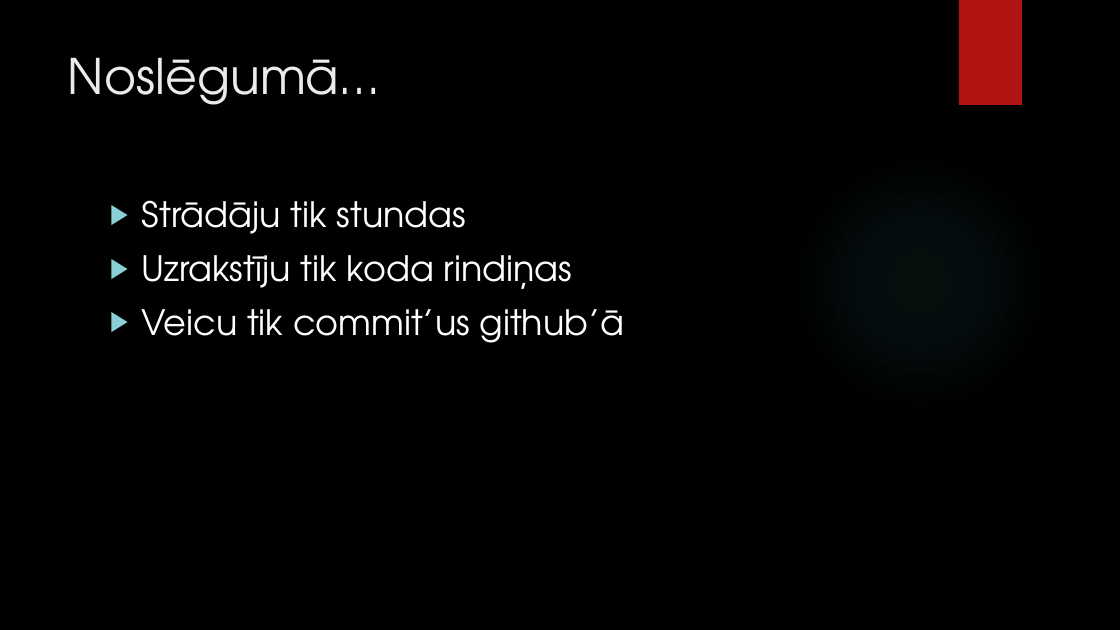
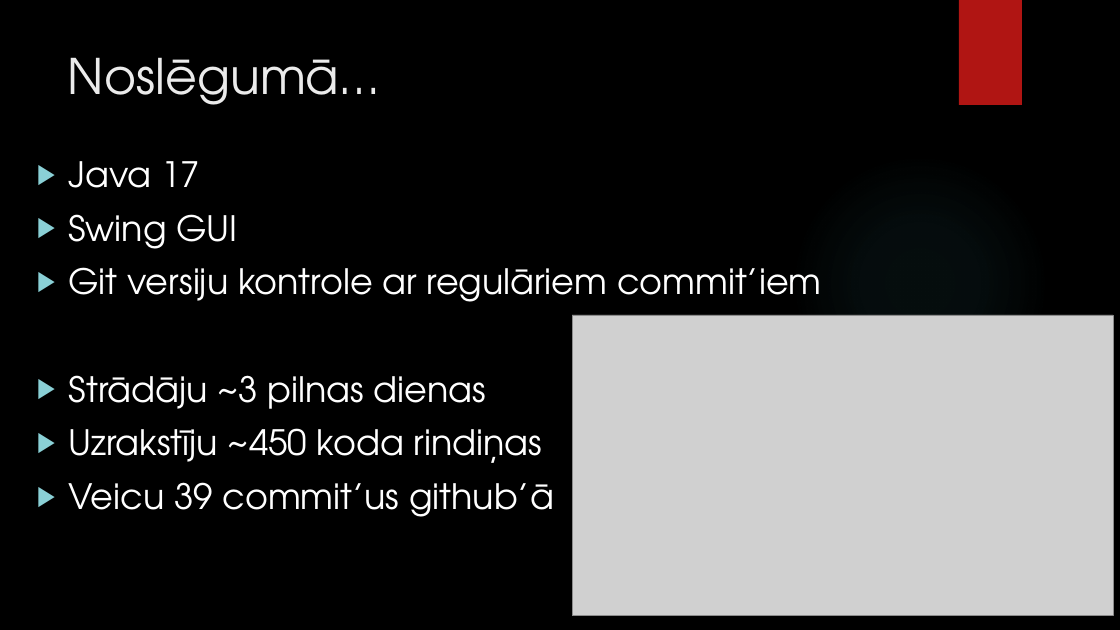
Before and after one commit to Edzhons/eksamens-krumins, a slide deck: slide 7 of macibu_materiali/eksamens_krumins.pptx. Drawn at 1120x630 pixels with LibreOffice and Linux fonts; fonts in the diff are those of the drawing; grey boxes stand for pictures; background and template pictures are left out. Boxes give left, top, right and bottom in pixels: in the first picture for what was removed or moved away, otherwise in the second. Text is boxed around its words. In the diff, an @@ line names an element or a change of style, - is before the commit and + after.

```diff
--- a/macibu_materiali/eksamens_krumins.pptx
+++ b/macibu_materiali/eksamens_krumins.pptx
@@ text at bbox=[68, 161, 821, 517]: text changed @@
-▶ Strādāju tik stundas
-▶ Uzrakstīju tik koda rindiņas
-▶ Veicu tik commit’us github’ā
+▶ Java 17
+▶ Swing GUI
+▶ Git versiju kontrole ar regulāriem commit’iem
+▶ Strādāju ~3 pilnas dienas
+▶ Uzrakstīju ~450 koda rindiņas
+▶ Veicu 39 commit’us github’ā
@@ picture added at bbox=[572, 315, 1113, 616] @@
```
Also in this commit, not shown: 2 other slides changed, 2 slides added, 1 slide removed, 1 other file.
